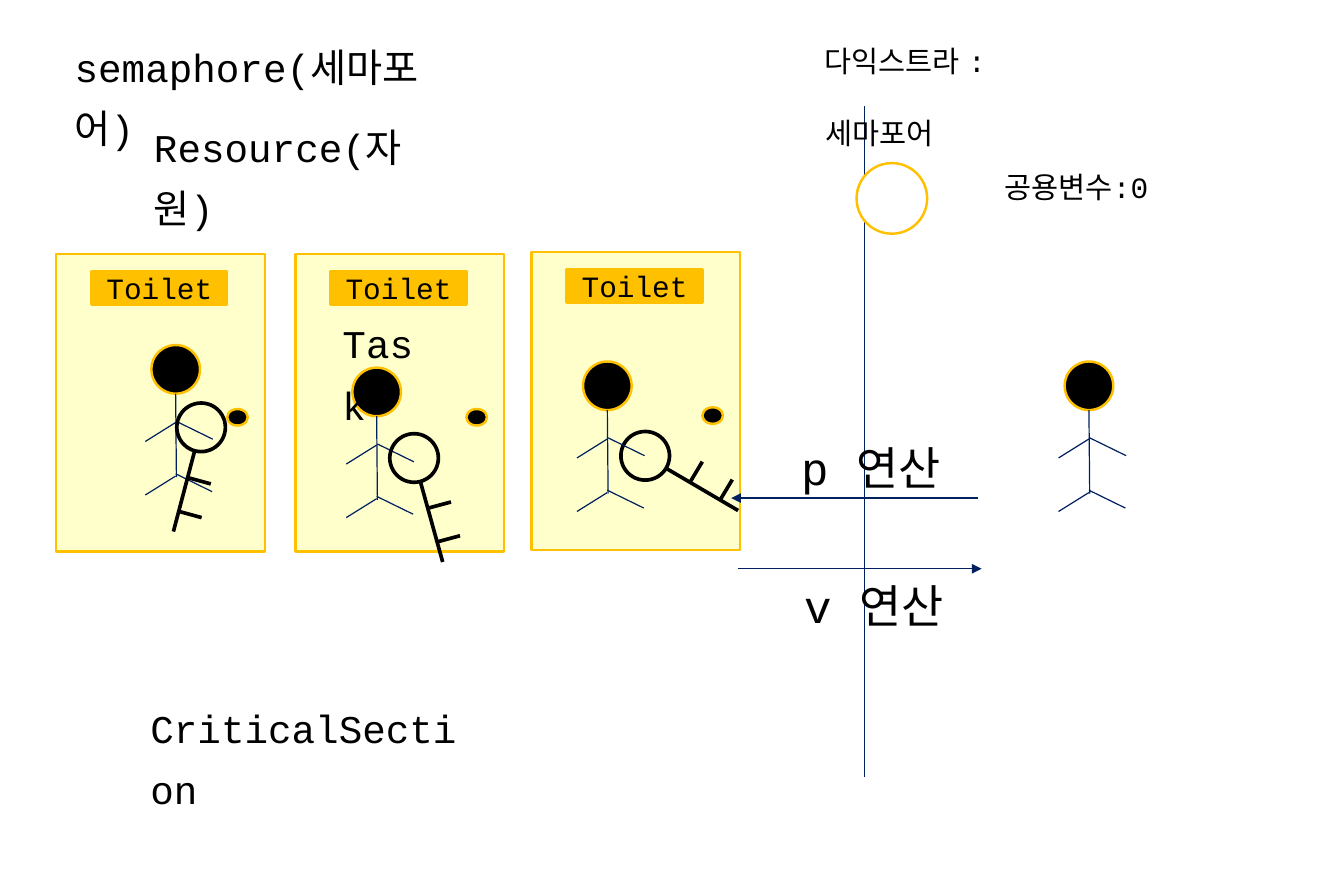
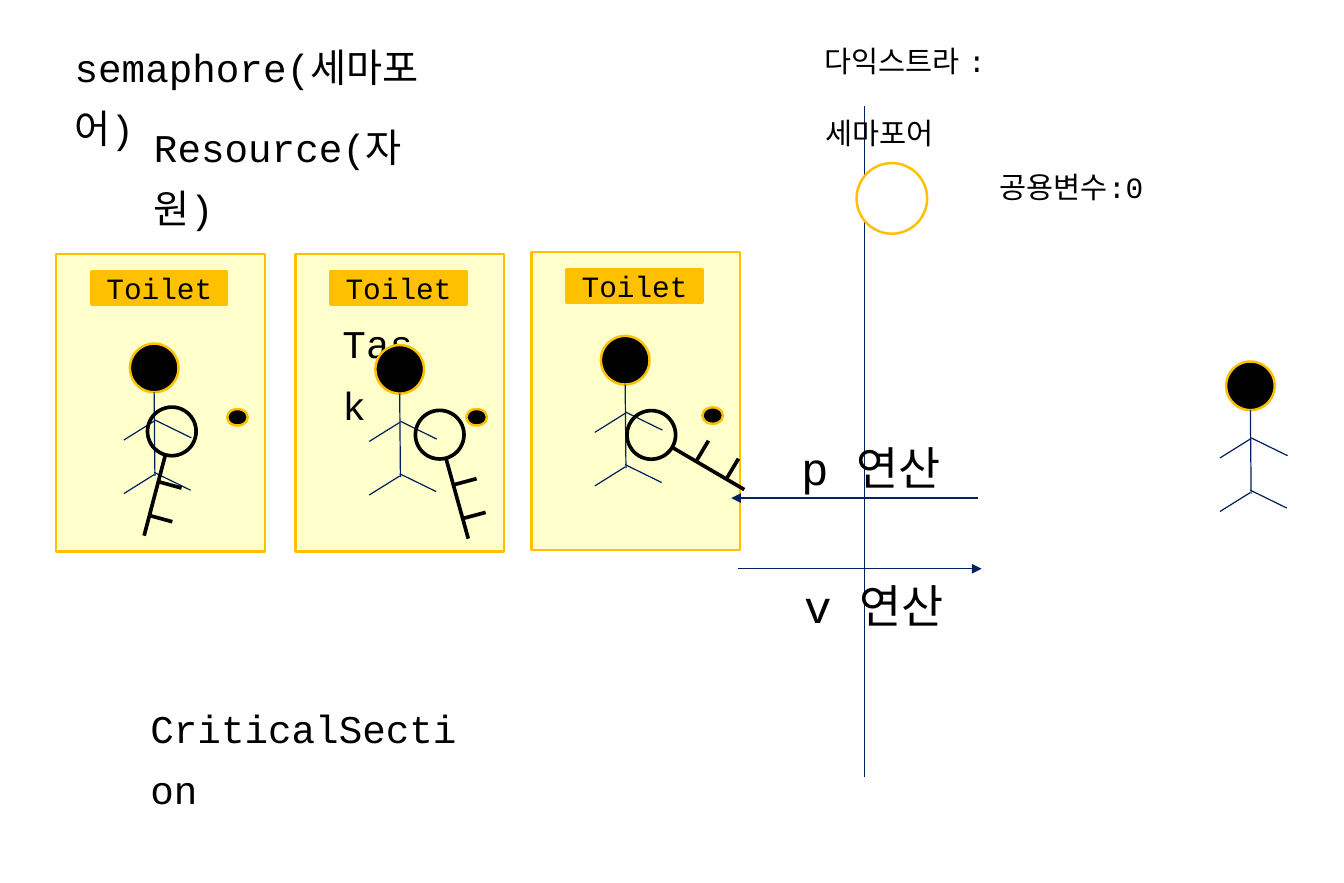
Before and after one commit to imguru-mooc/RTOS_uCOSII, a slide deck: slide 98 of RTOS.pptx (slide 95 before the commit). Drawn at 1344x883 pixels with LibreOffice and Linux fonts; fonts in the diff are those of the drawing. Boxes give left, top, right and bottom in pixels: in the first picture for what was removed or moved away, otherwise in the second. Text is boxed around its words. In the diff, an @@ line names an element or a change of style, - is before the commit and + after.

```diff
--- a/RTOS.pptx
+++ b/RTOS.pptx
@@ text "공용변수:0": place and size @@
-text "공용변수:0" at bbox=[1005, 173, 1149, 201]
+text "공용변수:0" at bbox=[1000, 173, 1144, 201]
@@ ellipse: place and size @@
-ellipse at bbox=[583, 361, 631, 410]
+ellipse at bbox=[129, 344, 178, 392]
@@ 5 lines, 1 ellipse: place and size @@
-5 lines, 1 ellipse at bbox=[346, 367, 414, 518]
+5 lines, 1 ellipse at bbox=[594, 335, 663, 486]
@@ 5 lines, 1 ellipse: place and size @@
-5 lines, 1 ellipse at bbox=[1058, 361, 1126, 511]
+5 lines, 1 ellipse at bbox=[370, 345, 437, 494]
@@ 3 lines, 1 ellipse: place and size @@
-3 lines, 1 ellipse at bbox=[612, 423, 738, 511]
+3 lines, 1 ellipse at bbox=[618, 402, 744, 490]
@@ 5 lines: place and size @@
-5 lines at bbox=[577, 410, 645, 511]
+5 lines at bbox=[124, 392, 192, 493]
@@ line moved from (451, 501) - (428, 508) to (477, 479) - (454, 485) @@
@@ 5 lines, 1 ellipse: place and size @@
-5 lines, 1 ellipse at bbox=[145, 345, 213, 495]
+5 lines, 1 ellipse at bbox=[1220, 361, 1288, 511]
@@ 3 lines, 1 ellipse: place and size @@
-3 lines, 1 ellipse at bbox=[171, 397, 230, 532]
+3 lines, 1 ellipse at bbox=[142, 402, 201, 535]
@@ 2 lines, 1 ellipse: place and size @@
-2 lines, 1 ellipse at bbox=[384, 428, 460, 561]
+2 lines, 1 ellipse at bbox=[410, 405, 486, 539]
```
Also in this commit, not shown: 53 other slides changed, 7 slides added, 1 slide removed.
